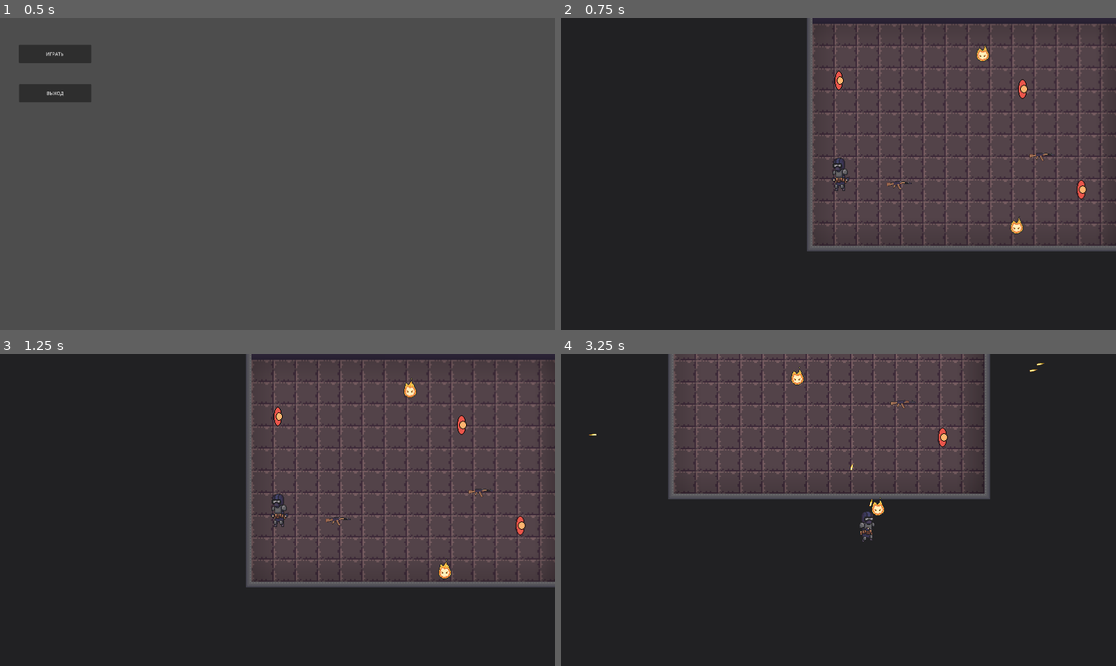
Above: before the commit, frames 1-4 (two rows, left to right).
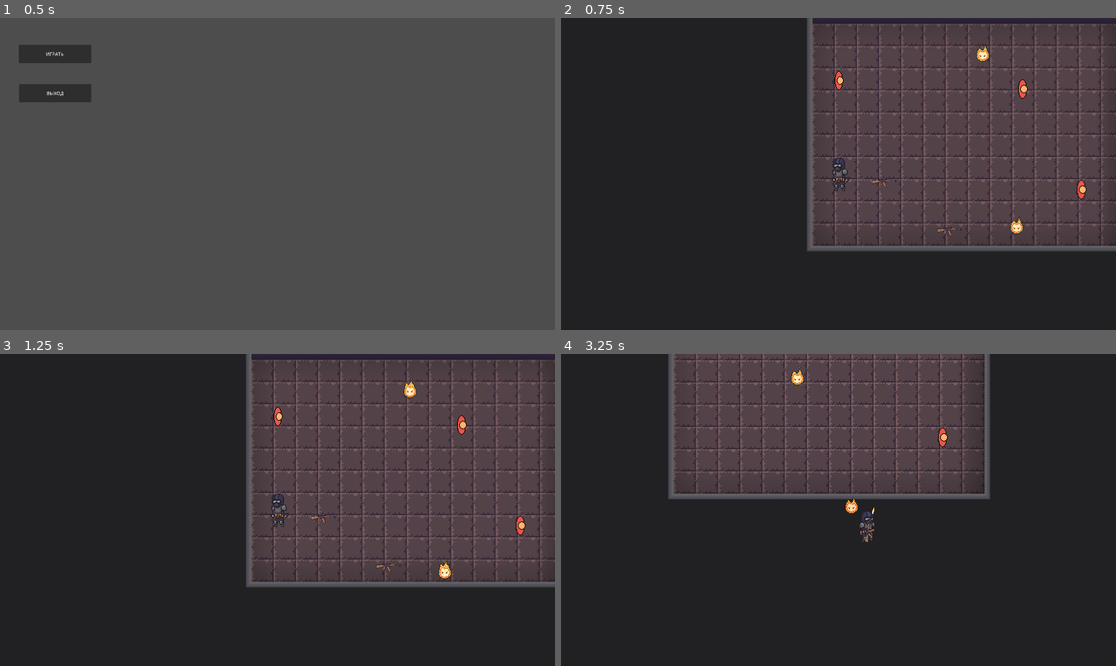
Above: after the commit, the same moments.

Repository: JaRiex11/thegame
Game: Godot game, scene res://scenes/MainMenu.tscn
Same seed, same stepped clock (60 frames per second), same inputs: the game is played once before the commit and once after it.
Inputs (mouse positions are in pixels of both pictures, inside the frame that each line leads up to):
- Up to frame 1 (0.5 s): no input
- Up to frame 2 (0.75 s): click "ИГРАТЬ" at 0.5 s
- Up to frame 3 (1.25 s): no input
- Up to frame 4 (3.25 s): move the mouse to (960, 494) at 1.27 s; press the mouse at (960, 494) at 1.28 s; hold D (right) 1.28-2.03 s; tap Space (jump) at 1.52, 2.27 s; move the mouse to (727, 525) at 2.02 s; release the mouse at (727, 525) at 2.03 s; hold S (down) 2.03-2.78 s; click (727, 525) at 2.1 s; move the mouse to (894, 441) at 2.77 s; press the mouse at (894, 441) at 2.78 s; hold D (right) from 2.78 s (still down)

Frame 1 is identical in both runs. In frame 2, 0.2% of the frame differs, in the area x 56-89%, y 43-70%; in frame 3, 0.2%; in frame 4, 0.3%, in the area x 5-88%, y 2-61%.

Commit message:
bag fix
Исправил отрисовку спрайта оружия (просто создал новое, точно такое же)
Замечен баг: не применяется скорость пули из дочернего класса.
Ну и мелкие баги исправил (наверное)

Diff:
--- a/main_character.gd
+++ b/main_character.gd
@@ -97,11 +97,11 @@
 		return
 
 	# Обновляем прицеливание оружия
-	current_weapon.update_aim(get_global_mouse_position()) #, weapon_pivot)
+	current_weapon.update_aim(get_global_mouse_position(), weapon_pivot) #, weapon_pivot)
 
 	# Стрельба
 	if Input.is_action_pressed("attack1"):
-		var direction = (get_global_mouse_position() - global_position).normalized()
+		var direction = (get_global_mouse_position() - current_weapon.shoot_point.global_position).normalized()
 		current_weapon.try_shoot(direction, self.position)
 
 	# Перезарядка
@@ -151,11 +151,13 @@
 	# Добавляем к точке вращения
 	weapon_pivot.add_child(new_weapon)
 	new_weapon.z_index = 1  # Оружие поверх персонажа
-	new_weapon.position = Vector2.ZERO
+
+	new_weapon.position.x = new_weapon.pivot_offset_x
+	new_weapon.position.y = new_weapon.pivot_offset_y
 
 	# Настраиваем оружие
 	new_weapon.ground_sprite.hide()
-	#new_weapon.hand_sprite.show()
+	new_weapon.hand_sprite.show()
 	new_weapon.set_process(true)
 
 	weapons.append(new_weapon)
--- a/scenes/Tutorial.tscn
+++ b/scenes/Tutorial.tscn
@@ -66,12 +66,6 @@
 [node name="Enemy3" parent="." instance=ExtResource("5_0g6v0")]
 position = Vector2(395, 350)
 
-[node name="AK-74" parent="." instance=ExtResource("6_twv1b")]
-position = Vector2(277, 256)
-
-[node name="AK-75" parent="." instance=ExtResource("6_twv1b")]
-position = Vector2(-134, 338)
-
 [node name="TileMap" type="TileMap" parent="."]
 z_index = -1
 tile_set = SubResource("TileSet_0g6v0")
@@ -89,3 +83,11 @@
 
 [node name="Unit2" parent="." instance=ExtResource("7_y0w3d")]
 position = Vector2(216, 438)
+
+[node name="AK-74_1" parent="." instance=ExtResource("7_u5f0c")]
+position = Vector2(-176, 331)
+bullet_speed = 700.0
+
+[node name="AK-74_2" parent="." instance=ExtResource("7_u5f0c")]
+position = Vector2(12, 471)
+bullet_speed = 700.0
--- a/scenes/based_scenes/Weapon.tscn
+++ b/scenes/based_scenes/Weapon.tscn
@@ -6,8 +6,10 @@
 texture_filter = 1
 texture_repeat = 1
 script = ExtResource("1_og7uq")
+bullet_speed = 800.0
 
 [node name="InHandSprite" type="Sprite2D" parent="."]
+visible = false
 
 [node name="OnGroundSprite" type="Sprite2D" parent="."]
 
--- a/scenes/based_scenes/bullet.gd
+++ b/scenes/based_scenes/bullet.gd
@@ -15,6 +15,7 @@
 	speed = _speed
 	damage = _damage
 	knockback_force = _knockback_force
+	print("bullet speed :", speed)
 
 func _on_body_entered(body):
 	if body.has_method("take_damage"):
--- a/scenes/based_scenes/weapon.gd
+++ b/scenes/based_scenes/weapon.gd
@@ -8,6 +8,8 @@
 @export_category("Связанные сцены")
 @export var bullet_scene: PackedScene
 @export var bullet_speed: float = 700
+@export var pivot_offset_y := 70  # Смещение точки вращения
+@export var pivot_offset_x := 0  # Смещение точки вращения
 
 @export_category("Характеристики")
 @export var weapon_name: String = "Pistol"
@@ -53,20 +55,25 @@
 	reload_timer.timeout.connect(_on_reload_finished)
 	reload_timer.one_shot = true
 
-func update_aim(target_position: Vector2):
+func update_aim(target_position: Vector2, weapon_pivot: Marker2D):
 	# Вычисляем направление к цели
 	var direction = (target_position - global_position).normalized()
 
 	# Поворачиваем оружие
+
+	#position.y = weapon_pivot.position.y + pivot_offset_y
+	#position.x = weapon_pivot.position.x + pivot_offset_x
+
 	rotation = direction.angle()
 
 	# Вертикальное зеркалирование при стрельбе влево
 	if direction.x < 0:
 		hand_sprite.flip_h = false
-		position = flip_offset  # Смещаем для правильного позиционирования
+
+		#position = flip_offset  # Смещаем для правильного позиционирования
 	else:
 		hand_sprite.flip_h = true
-		position = Vector2.ZERO
+		#position = Vector2.ZERO
 
 	# Всегда сохраняем ShootPoint справа от оружия
 	shoot_point.position.x = abs(shoot_point.position.x)
@@ -123,9 +130,10 @@
 
 	# Передаем оружие игроку
 	if is_instance_valid(player) and player.has_method("pick_up_weapon"):
-		player.pick_up_weapon(self)
 		ground_sprite.hide()
 		hand_sprite.show()
+		player.pick_up_weapon(self)
+
 
 func try_reload() -> bool:
 	if current_state != WeaponState.IDLE or total_ammo <= 0 or current_ammo == magazine_size:
--- a/scenes/units/elem_fire_small.gd
+++ b/scenes/units/elem_fire_small.gd
@@ -114,9 +114,9 @@
 	# Определяем направление атаки
 	var attack_dir = sign(current_target.global_position.x - global_position.x)
 	if attack_dir > 0:
-		animated_sprite.play("attack_right")
-	else:
-		animated_sprite.play("attack_left")
+		play_anim("attack_right")
+	else:
+		play_anim("attack_left")
 
 	# Наносим урон (можно через Area2D)
 	$Hitbox.disabled = false
--- a/scenes/weapons/ak_74.gd
+++ /dev/null
@@ -1 +0,0 @@
-extends Weapon
--- a/scenes/weapons/ak_74.tscn
+++ b/scenes/weapons/ak_74.tscn
@@ -1,37 +1,40 @@
-[gd_scene load_steps=6 format=3 uid="uid://b7fhf1urqd2e3"]
+[gd_scene load_steps=6 format=3 uid="uid://daw0byti8lcfb"]
 
-[ext_resource type="PackedScene" uid="uid://busfdkt32lom" path="res://scenes/based_scenes/Weapon.tscn" id="1_eiecg"]
-[ext_resource type="Script" uid="uid://ch150ekqhqtwc" path="res://scenes/weapons/ak_74.gd" id="2_7g5m4"]
-[ext_resource type="PackedScene" uid="uid://tu8eg5q1275o" path="res://scenes/weapons/Bullets/5_45_mm.tscn" id="3_8t5mj"]
-[ext_resource type="Texture2D" uid="uid://6kmg82a2alk1" path="res://img/sprite_list_1.png" id="4_8t5mj"]
+[ext_resource type="PackedScene" uid="uid://busfdkt32lom" path="res://scenes/based_scenes/Weapon.tscn" id="1_mi5ef"]
+[ext_resource type="PackedScene" uid="uid://tu8eg5q1275o" path="res://scenes/weapons/Bullets/5_45_mm.tscn" id="2_o04r2"]
+[ext_resource type="Texture2D" uid="uid://6kmg82a2alk1" path="res://img/sprite_list_1.png" id="3_o04r2"]
 
-[sub_resource type="AtlasTexture" id="AtlasTexture_tabce"]
-atlas = ExtResource("4_8t5mj")
+[sub_resource type="AtlasTexture" id="AtlasTexture_hey3x"]
+atlas = ExtResource("3_o04r2")
 region = Rect2(64, 176, 25, 73)
 
-[node name="AK-74" instance=ExtResource("1_eiecg")]
-position = Vector2(4, 0)
-script = ExtResource("2_7g5m4")
-bullet_scene = ExtResource("3_8t5mj")
-bullet_speed = 500.0
-weapon_name = "AK-74"
+[sub_resource type="AtlasTexture" id="AtlasTexture_gds6s"]
+atlas = ExtResource("3_o04r2")
+region = Rect2(64, 176, 25, 73)
+
+[node name="AK-74_2" instance=ExtResource("1_mi5ef")]
+bullet_scene = ExtResource("2_o04r2")
+bullet_speed = 1000.0
+pivot_offset_y = 25
+pivot_offset_x = 8
+weapon_name = "AK-74_2"
 damage = 50
 fire_rate = 0.2
 magazine_size = 30
 max_ammo = 60
 
+[node name="InHandSprite" parent="." index="0"]
+rotation = -1.5708
+texture = SubResource("AtlasTexture_hey3x")
+flip_h = true
+
 [node name="OnGroundSprite" parent="." index="1"]
 rotation = -1.5708
-texture = SubResource("AtlasTexture_tabce")
+texture = SubResource("AtlasTexture_gds6s")
 flip_h = true
 
-[node name="Area2D" parent="." index="2"]
-collision_layer = 9
-collision_mask = 9
-
 [node name="CollisionPolygon2D" parent="Area2D" index="0"]
-polygon = PackedVector2Array(36, -6, 0, -13, -36, -5, 2, 12)
+polygon = PackedVector2Array(-36, 1, -36, -8, 4, -12, 38, -6, 1, -3, 5, 12)
 
 [node name="ShootPoint" parent="." index="3"]
-position = Vector2(36, -6)
-gizmo_extents = 0.0
+position = Vector2(35, -6)
Not shown: 1 places in scenes/Tutorial.tscn that only renumber resources
Not shown, removed: scenes/weapons/ak_74.gd.uid
